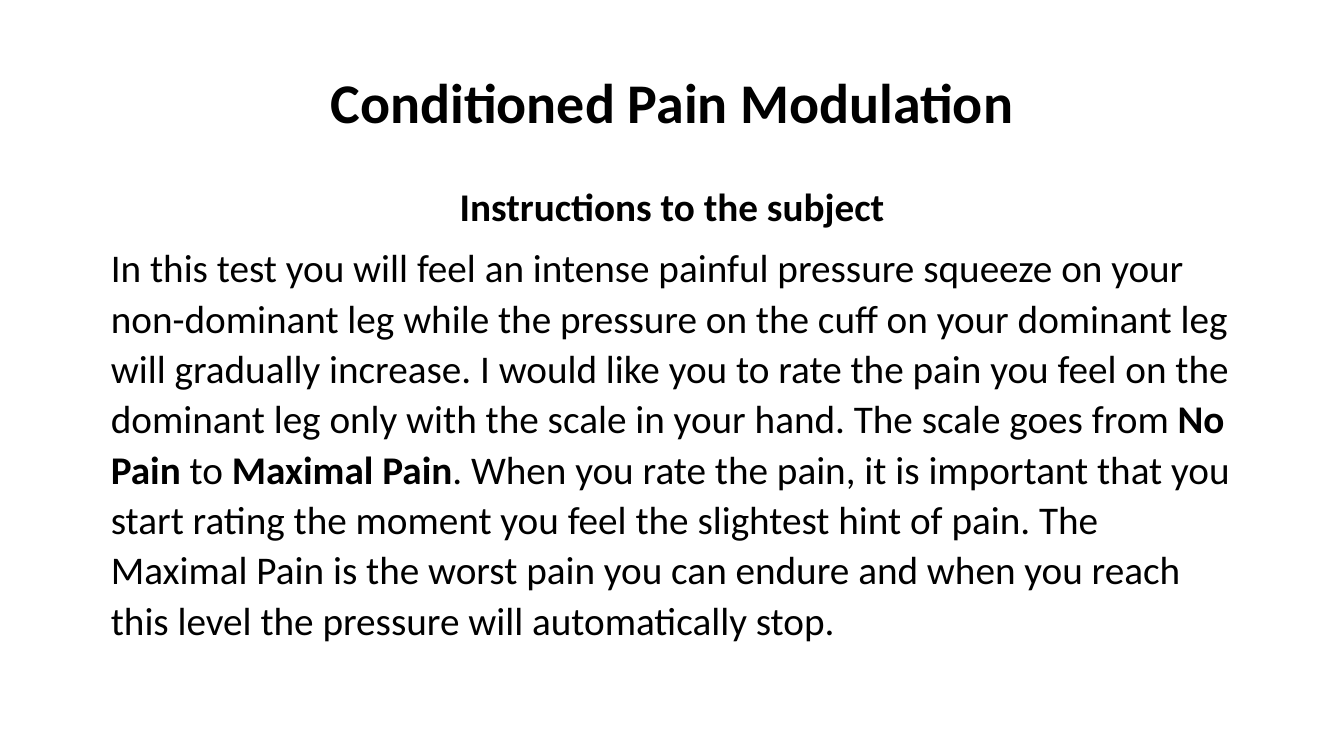
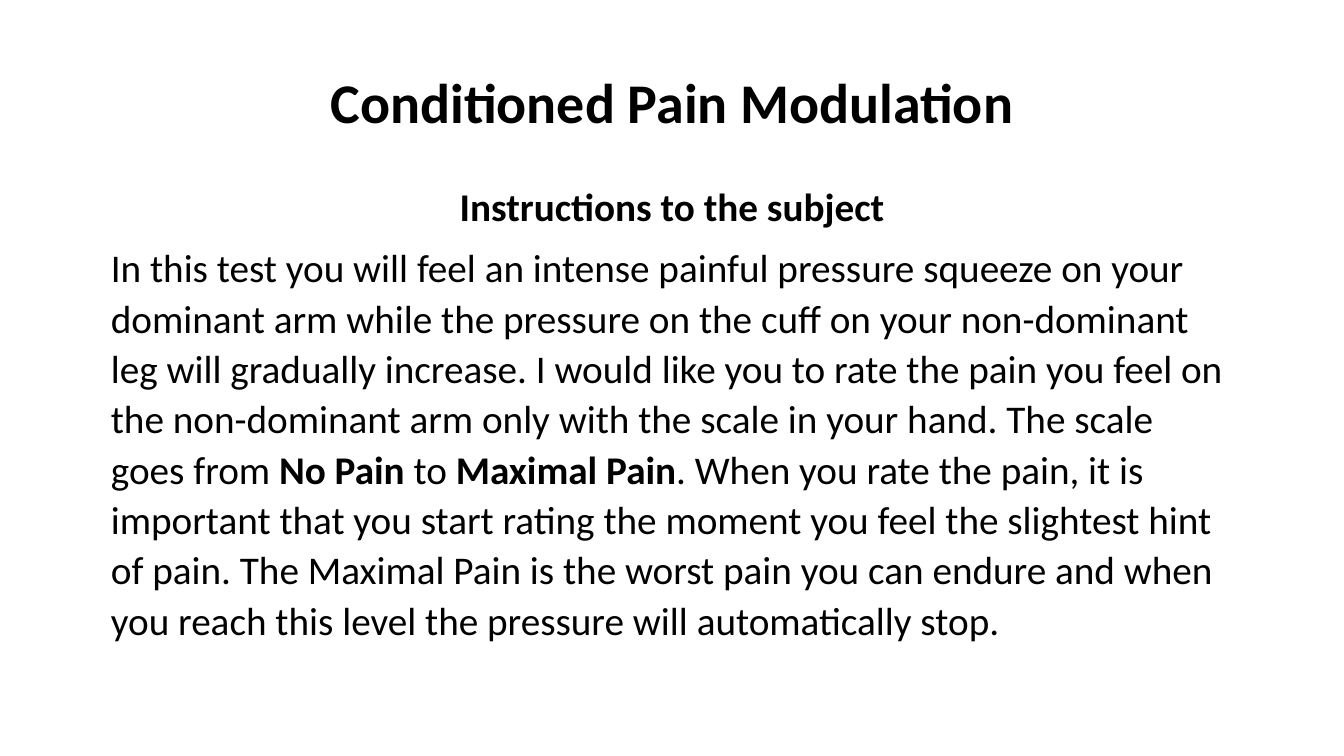
Before and after one commit to LabBench-Society/Protocols.Beta, a slide deck: slide 20 of docs/painEffort/Images.pptx. Drawn at 1344x756 pixels with LibreOffice and Linux fonts; fonts in the diff are those of the drawing. Boxes give left, top, right and bottom in pixels: in the first picture for what was removed or moved away, otherwise in the second. Text is boxed around its words. In the diff, an @@ line names an element or a change of style, - is before the commit and + after.

Commit message:
Changed to non-dominant and to the arms

```diff
--- a/docs/painEffort/Images.pptx
+++ b/docs/painEffort/Images.pptx
@@ text at <box>111,254,1222,642</box>: text changed @@
-In this test you will feel an intense painful pressure squeeze on your non-dominant leg while the pressure on the cuff on your dominant leg will gradually increase. I would like you to rate the pain you feel on the dominant leg only with the scale in your hand. The scale goes from No Pain to Maximal Pain. When you rate the pain, it is important that you start rating the moment you feel the slightest hint of pain. The Maximal Pain is the worst pain you can endure and when you reach this level the pressure will automatically stop.
+In this test you will feel an intense painful pressure squeeze on your dominant arm while the pressure on the cuff on your non-dominant leg will gradually increase. I would like you to rate the pain you feel on the non-dominant arm only with the scale in your hand. The scale goes from No Pain to Maximal Pain. When you rate the pain, it is important that you start rating the moment you feel the slightest hint of pain. The Maximal Pain is the worst pain you can endure and when you reach this level the pressure will automatically stop.
```
Also in this commit, not shown: 4 other slides changed, 11 other files.
